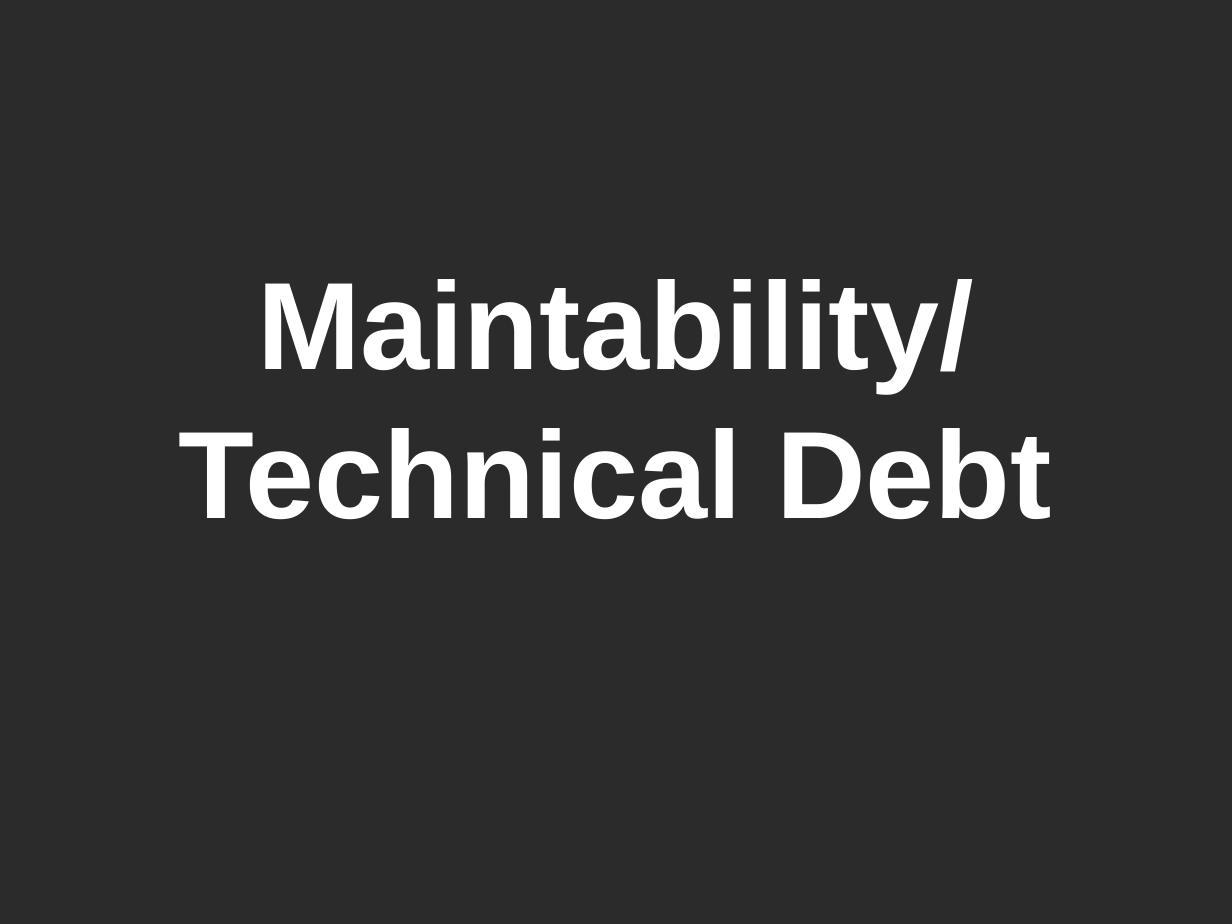
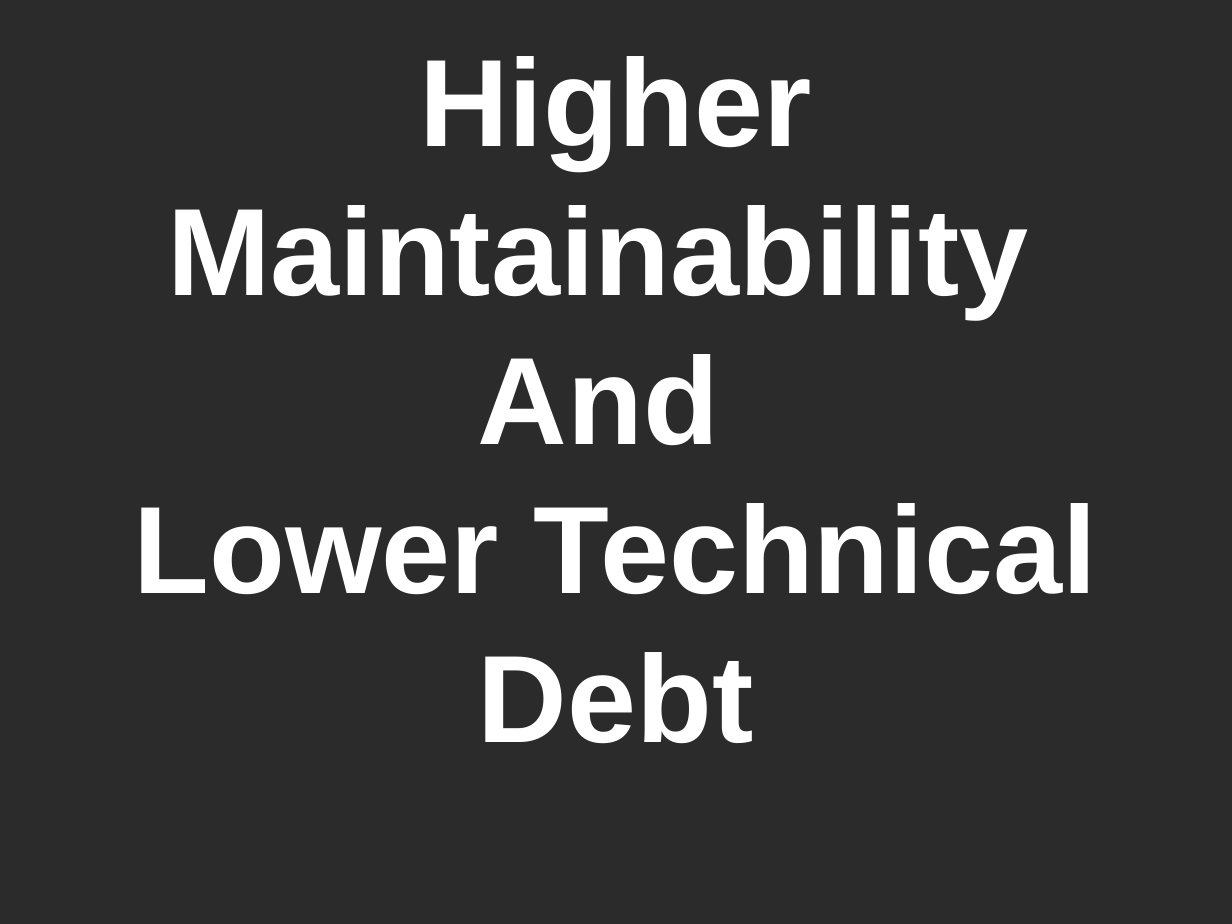
Before and after one commit to mateuszwinnicki/talks, a slide deck: slide 29 of HexagonalArchitecture/HexagonalArchitecture.odp (slide 28 before the commit). Drawn at 1232x924 pixels with LibreOffice and Linux fonts; fonts in the diff are those of the drawing; background and template pictures are left out; a plain dark background stands for a picture behind light text. Boxes give left, top, right and bottom in pixels: in the first picture for what was removed or moved away, otherwise in the second. Text is boxed around its words. In the diff, an @@ line names an element or a change of style, - is before the commit and + after.

Commit message:
Hexagonal Architecture - presentation improvements. Added poll in the end and depencendy slide. Minor spelling fixes Pdf is generated

```diff
--- a/HexagonalArchitecture/HexagonalArchitecture.odp
+++ b/HexagonalArchitecture/HexagonalArchitecture.odp
@@ subtitle at box(134, 56, 1097, 744): text changed @@
-Maintability/Technical Debt
+Higher Maintainability
+And
+Lower Technical Debt
```
Also in this commit, not shown: 4 other slides changed, 4 slides added, 1 other file.
